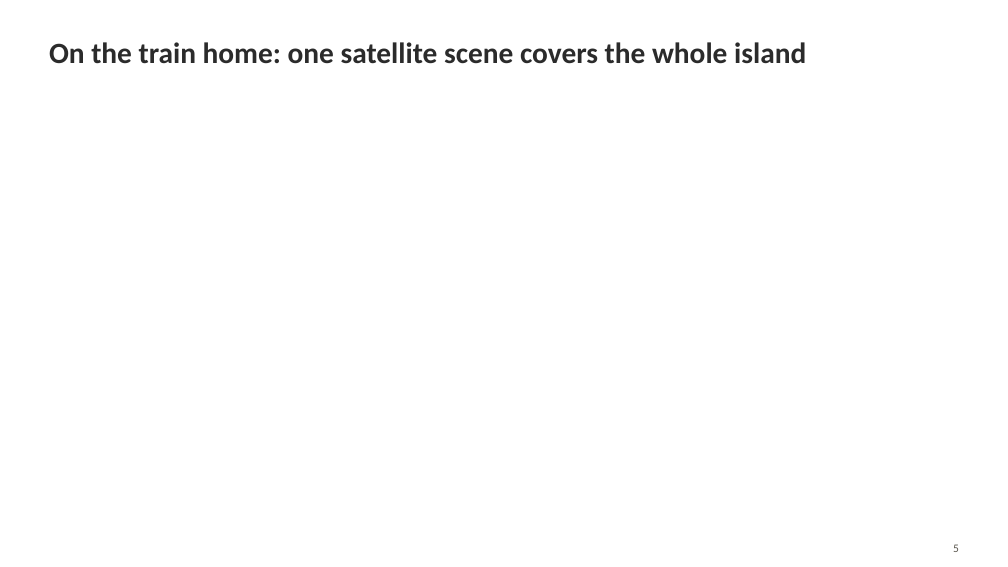
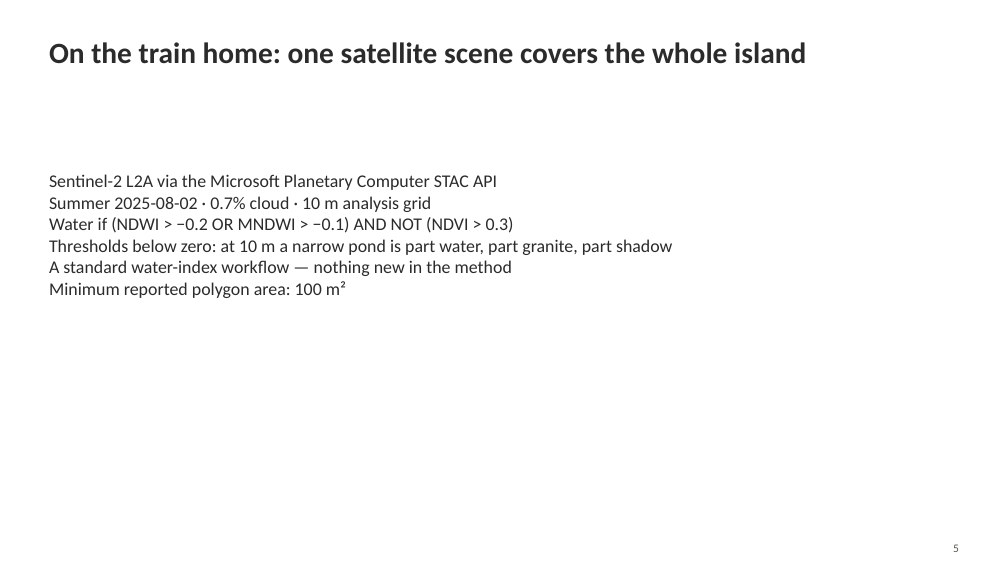
Before and after one commit to mopinfish/geo-laboratory, a slide deck: slide 5 of docs/presentations/exp002_kitagi_foss4g2026_presentation.pptx. Drawn at 1008x567 pixels with LibreOffice and Linux fonts; fonts in the diff are those of the drawing. Boxes give left, top, right and bottom in pixels: in the first picture for what was removed or moved away, otherwise in the second. Text is boxed around its words. In the diff, an @@ line names an element or a change of style, - is before the commit and + after.

```diff
--- a/docs/presentations/exp002_kitagi_foss4g2026_presentation.pptx
+++ b/docs/presentations/exp002_kitagi_foss4g2026_presentation.pptx
@@ text added at <box>49,174,672,298</box>, 17 pt, text #2B2B2B @@
+Sentinel-2 L2A via the Microsoft Planetary Computer STAC API
+Summer 2025-08-02 · 0.7% cloud · 10 m analysis grid
+Water if (NDWI > −0.2 OR MNDWI > −0.1) AND NOT (NDVI > 0.3)
+Thresholds below zero: at 10 m a narrow pond is part water, part granite, part shadow
+A standard water-index workflow — nothing new in the method
+Minimum reported polygon area: 100 m²
```
Also in this commit, not shown: 11 other slides changed, 2 other files.
